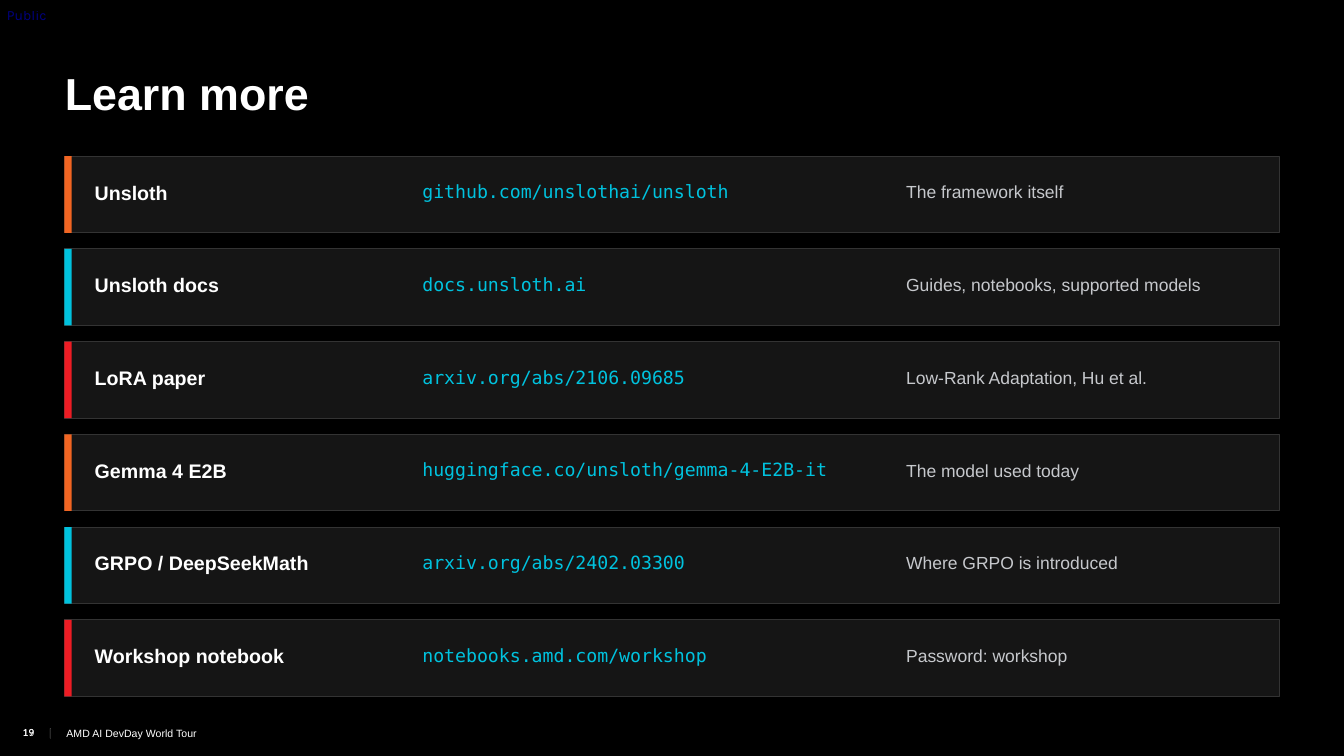
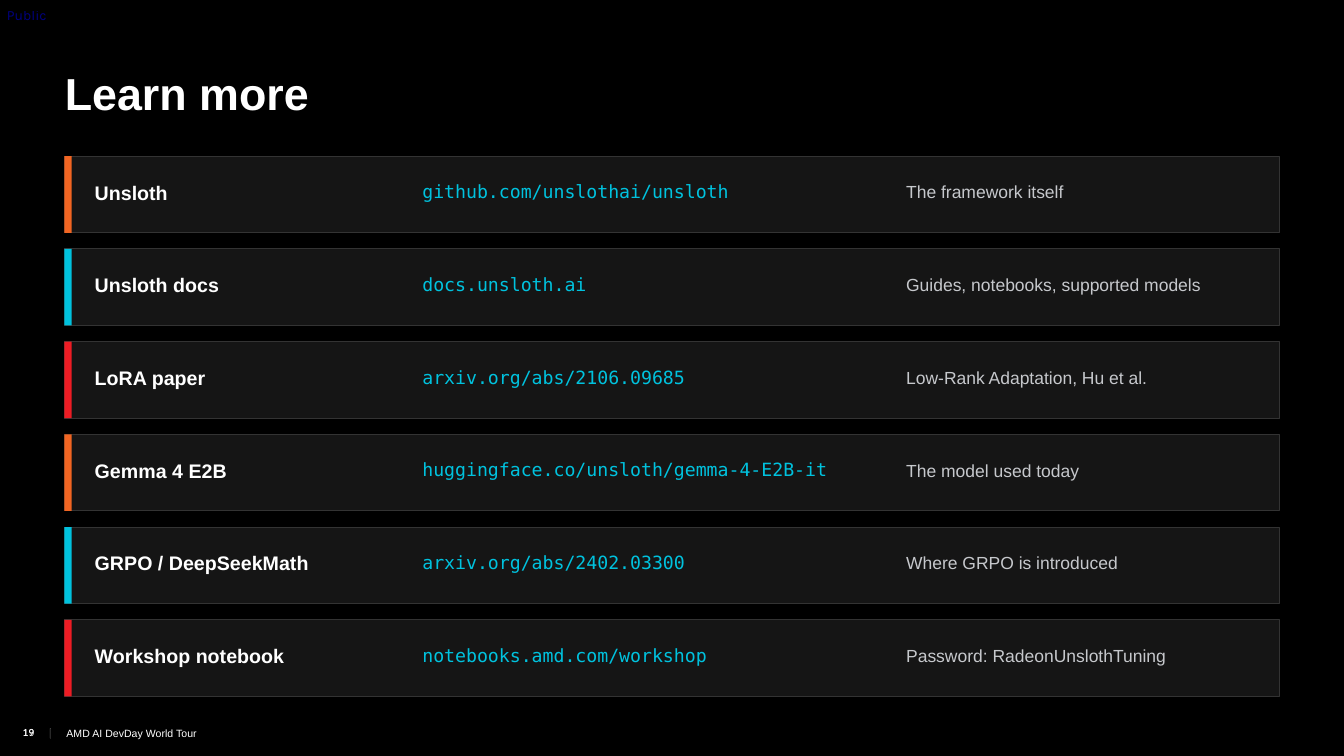
Before and after one commit to TwelveNights/Unsloth-RL-Workshop-on-Radeon, a slide deck: slide 19 of docs/AMD-Unsloth-GRPO-Fine-tuning1.pptx. Drawn at 1344x756 pixels with LibreOffice and Linux fonts; fonts in the diff are those of the drawing; background and template pictures are left out. Boxes give left, top, right and bottom in pixels: in the first picture for what was removed or moved away, otherwise in the second. Text is boxed around its words. In the diff, an @@ line names an element or a change of style, - is before the commit and + after.

```diff
--- a/docs/AMD-Unsloth-GRPO-Fine-tuning1.pptx
+++ b/docs/AMD-Unsloth-GRPO-Fine-tuning1.pptx
@@ text at <box>906,649,1166,666</box>: text changed @@
-Password: workshop
+Password: RadeonUnslothTuning
```
Also in this commit, not shown: 2 other slides changed, 1 other file.
